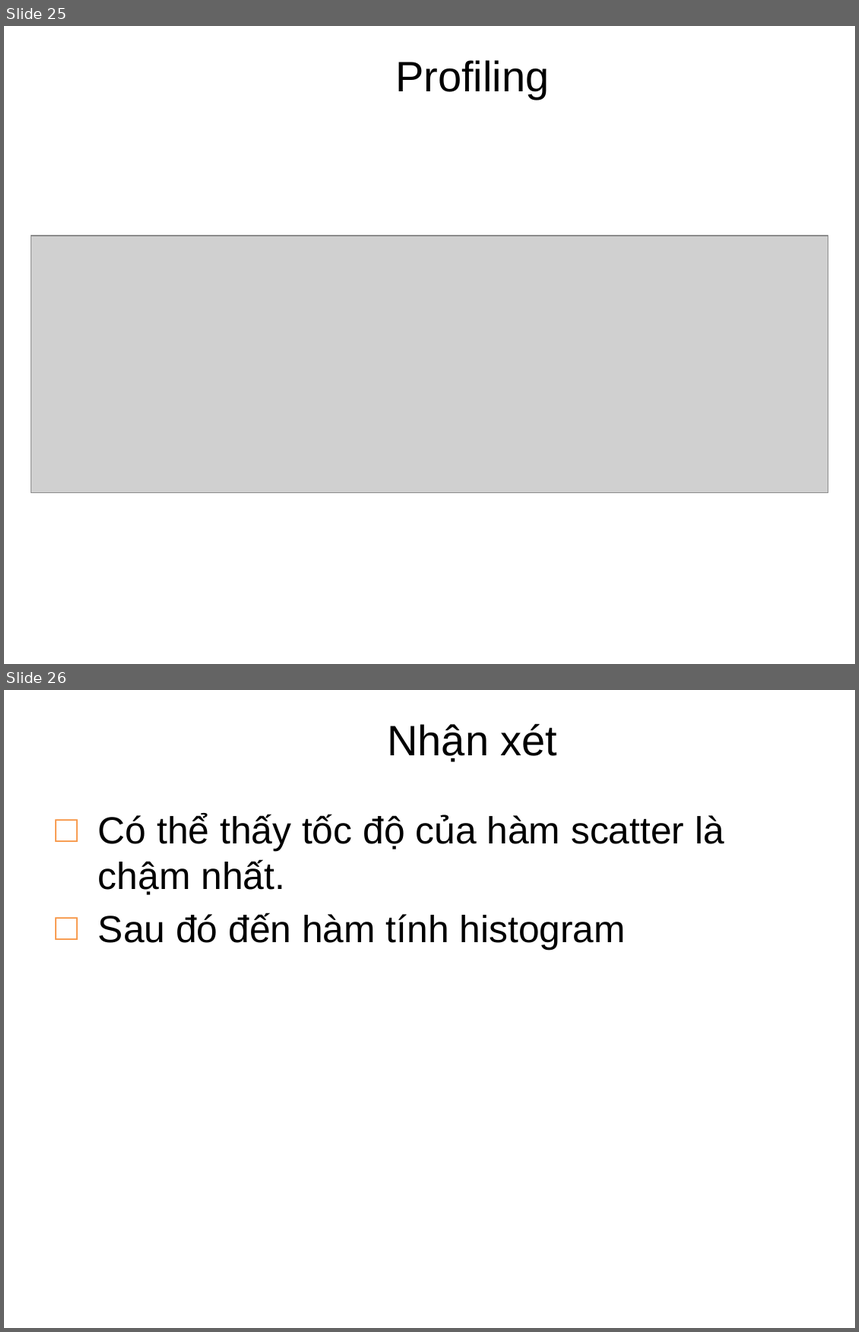
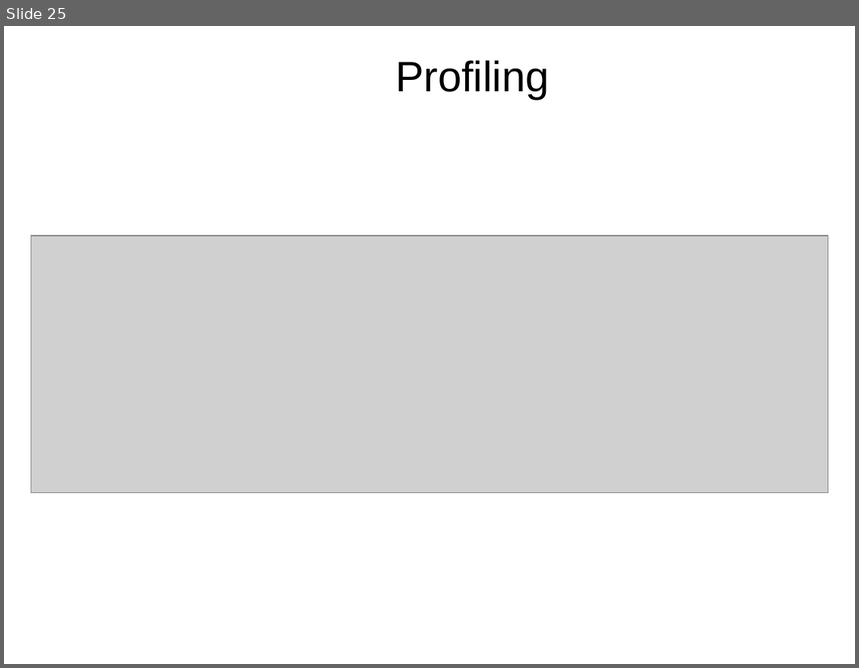
Before and after one commit to hmthanh/radix-sort-cuda, a slide deck: Slide.pptx. Shown one above the other, each under a label of ours: slides 25 and 26 before the commit, slide 25 after it. The pictures are 859x1332 and 859x668 pixels, drawn with LibreOffice and Linux fonts; fonts in the diff are those of the drawing; grey boxes stand for pictures; background and template pictures are left out. Boxes give left, top, right and bottom in pixels: in the first picture for what was removed or moved away, otherwise in the second. Text is boxed around its words. In the diff, an @@ line names an element or a change of style, - is before the commit and + after.

```diff
--- a/Slide.pptx
+++ b/Slide.pptx
@@ slide 26 removed at [4,690,855,1328], background picture (left out) @@
@@ title removed at [387,723,558,762] @@
-Nhận xét
@@ text removed at [98,814,724,950] @@
-□ Có thể thấy tốc độ của hàm scatter là chậm nhất.
-□ Sau đó đến hàm tính histogram
```
Also in this commit, not shown: 1 slide changed, 4 other files.
